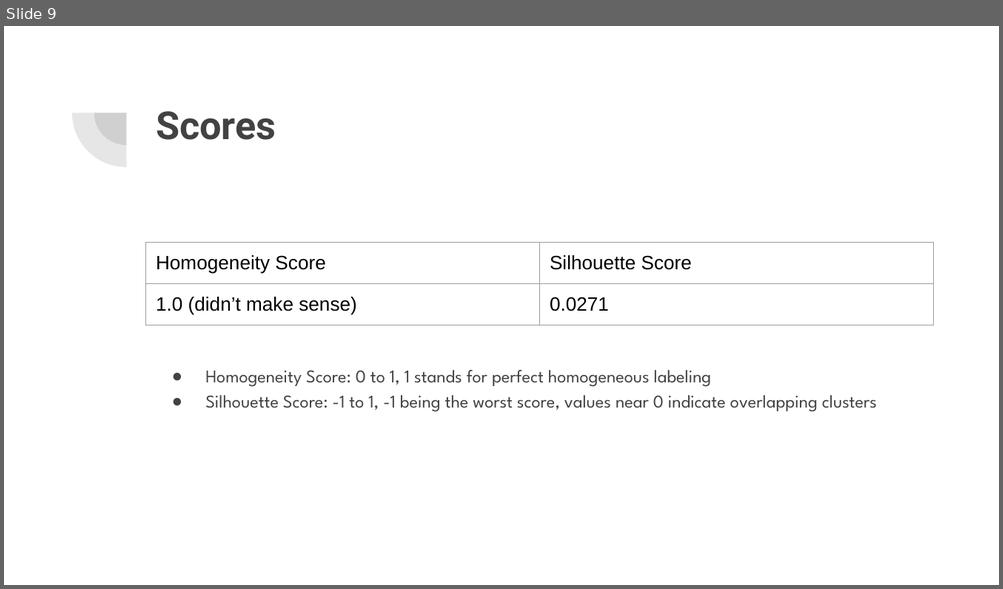
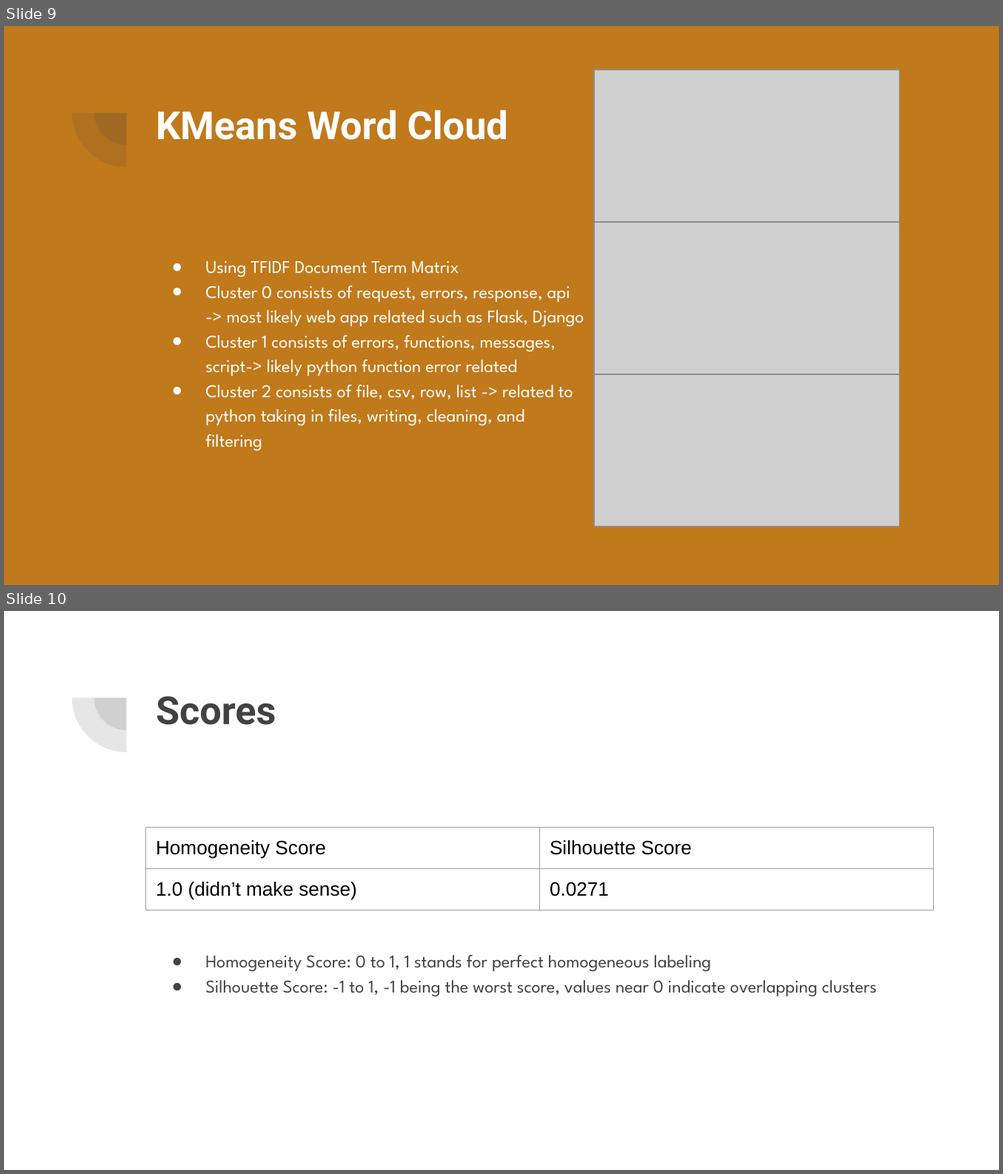
Before and after one commit to hancc1006/proj5-NLP, a slide deck: Stack Overflow Presentation PPTX.pptx. Shown one above the other, each under a label of ours: slide 9 before the commit, slides 9 and 10 after it. The pictures are 1003x589 and 1003x1174 pixels, drawn with LibreOffice and Linux fonts; fonts in the diff are those of the drawing; grey boxes stand for pictures. Boxes give left, top, right and bottom in pixels: in the first picture for what was removed or moved away, otherwise in the second. Text is boxed around its words. In the diff, an @@ line names an element or a change of style, - is before the commit and + after.

```diff
--- a/Stack Overflow Presentation PPTX.pptx
+++ b/Stack Overflow Presentation PPTX.pptx
@@ slide 9 added at <box>4,26,999,585</box>, background #C0791B; not listed: 2 template elements that a slide beside it also shows @@
@@ picture added at <box>594,70,899,222</box> @@
@@ title added at <box>156,110,508,140</box>, 28 pt, text #FFFFFF, bold @@
+KMeans Word Cloud
@@ picture added at <box>594,222,899,374</box> @@
@@ text added at <box>205,261,583,452</box>, 13 pt, text #FFFFFF @@
+● Using TFIDF Document Term Matrix
+● Cluster 0 consists of request, errors, response, api -> most likely web app related such as Flask, Django
+● Cluster 1 consists of errors, functions, messages, script-> likely python function error related
+● Cluster 2 consists of file, csv, row, list -> related to python taking in files, writing, cleaning, and filtering
@@ picture added at <box>594,374,899,526</box> @@
@@ what was slide 9 is now slide 10 @@
```
Also in this commit, not shown: 1 other file.
